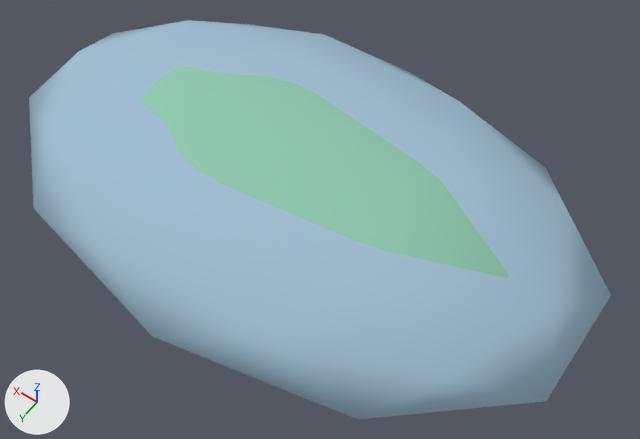
The Blender file assets_src/blender/reef_region_kit.blend as it was, and as the next commit left it.
Before and after are seen from a 50 mm camera at (-3.03, 3.86, 6.12) aimed at (-0.32, 0.07, 0.17). The lights are fixed; the arrows at lower left show +X, +Y and +Z. The picture after the commit comes second. The same objects are shown in both versions, whatever each file hides.

In view in the first picture: 'crystal_shelf', 'lantern_base'.
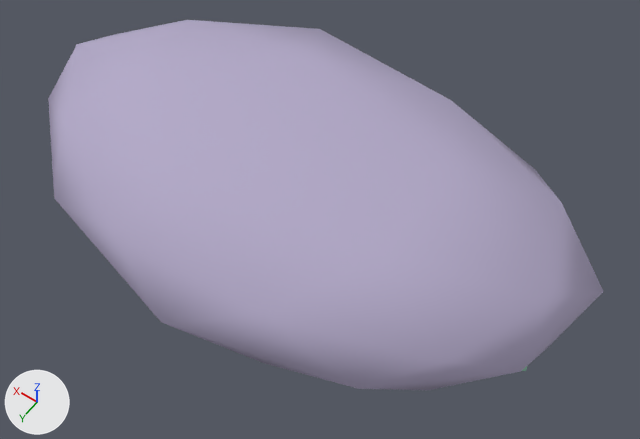
The change, as a diff of the scene's bpy script:
```diff
--- a/assets_src/blender/reef_region_kit.blend.py
+++ b/assets_src/blender/reef_region_kit.blend.py
@@ me_icosphere_011 @@
 # used by ob_lantern_base; parent = ob_kelp_lantern_cluster; location = (0.0, 0.0, 0.35)
-me_icosphere_011.from_pydata(...)  # 42 vertices, 80 faces; spans x -2.28..2.28, y -1.15..1.15, z -0.55..0.55
+me_icosphere_011.from_pydata(...)  # 42 vertices, 80 faces; spans x -2.43..2.44, y -1.25..1.18, z -0.46..0.47
+# me_icosphere_011 part 1: 42 of 42 vertices moved; they spanned x -2.28..2.28, y -1.15..1.15, z -0.55..0.55 and now span x -2.43..2.44, y -1.25..1.18, z -0.46..0.47; mean shift (0.0, 0.0, 0.0)
 me_icosphere_011.materials.append(mat_mr_region_kelp1)
@@ me_icosphere_018 @@
 # used by ob_crystal_shelf; parent = ob_ice_crystal_cluster; location = (0.0, 0.0, 0.3)
-me_icosphere_018.from_pydata(...)  # 42 vertices, 80 faces; spans x -2.66..2.66, y -1.8..1.8, z -0.55..0.55
-me_icosphere_018.materials.append(mat_mr_region_ice0)  # blue #a0bfd3
+me_icosphere_018.from_pydata(...)  # 42 vertices, 80 faces; spans x -2.6..2.59, y -1.57..1.69, z -0.62..0.63
+# me_icosphere_018 part 2: 42 of 42 vertices moved; they spanned x -2.66..2.66, y -1.8..1.8, z -0.55..0.55 and now span x -2.6..2.59, y -1.57..1.69, z -0.62..0.63; mean shift (0.0, 0.0, 0.0)
+me_icosphere_018.materials.append(mat_mr_region_moon)  # light grey #b3aac8
@@ ob_crystal_shelf @@
 ob_crystal_shelf.parent = ob_ice_crystal_cluster
-ob_crystal_shelf.location = (0.0, 0.0, 0.3)
+ob_crystal_shelf.location = (0.0, 0.0, 0.35)
```

Where the change shows, as pixel boxes (x1, y1, x2, y2) in the pictures (640 x 439 px; the box of a moved part takes in the faces that stretch with it):
'crystal_shelf', recoloured, reshaped, moved (7% shorter): before (29, 20, 611, 419); after (48, 20, 604, 390)
part 1 of me_icosphere_011, moved or reshaped (mostly hidden afterwards): before (140, 65, 510, 278); after (522, 366, 527, 371)
